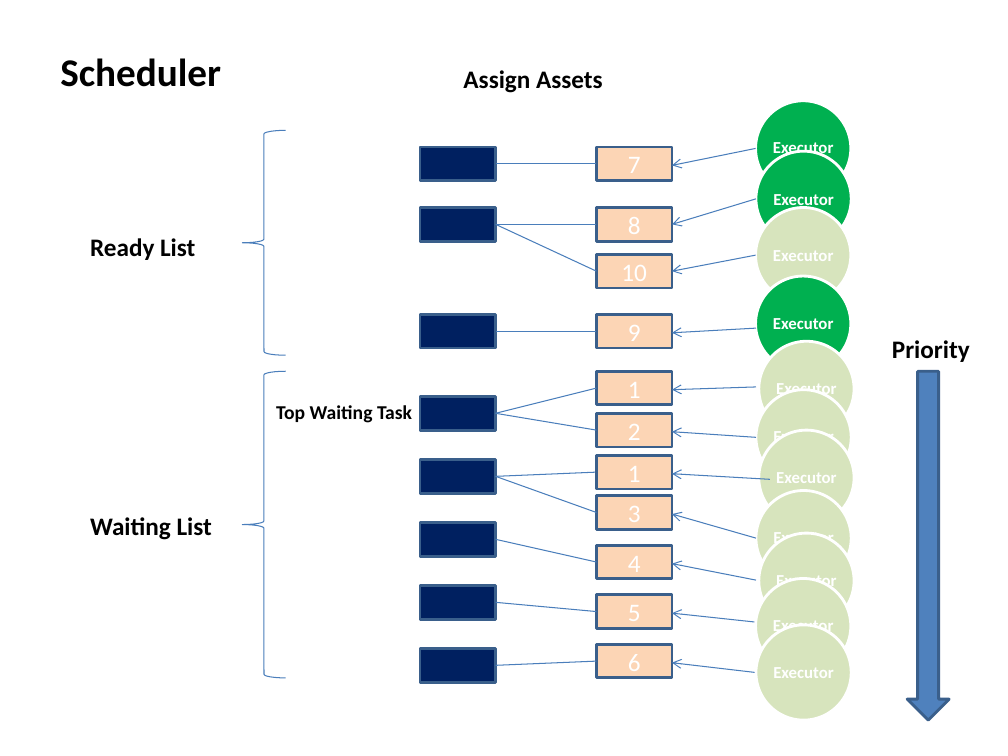
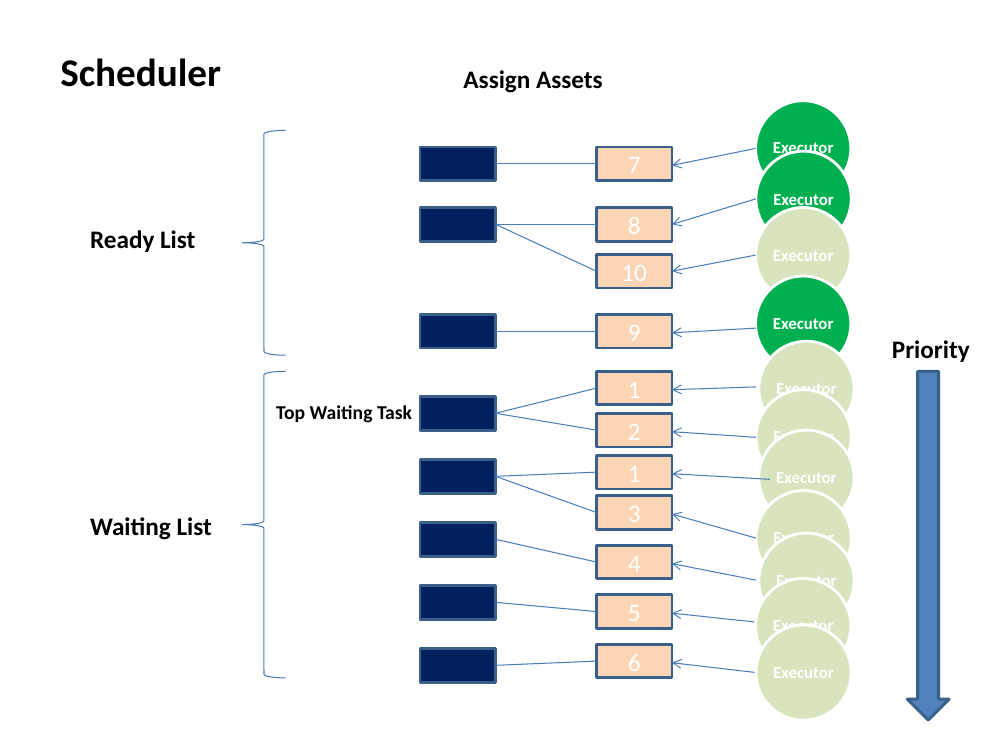
Before and after one commit to happylennychen/BCLabManager, a slide deck: slide 9 of Doc/V5 design doc.pptx. Drawn at 1008x756 pixels with LibreOffice and Linux fonts; fonts in the diff are those of the drawing. Boxes give left, top, right and bottom in pixels: in the first picture for what was removed or moved away, otherwise in the second. Text is boxed around its words. In the diff, an @@ line names an element or a change of style, - is before the commit and + after.

```diff
--- a/Doc/V5 design doc.pptx
+++ b/Doc/V5 design doc.pptx
@@ text "Ready List": place and size @@
-text "Ready List" at (90, 238, 195, 260)
+text "Ready List" at (90, 230, 195, 252)
```
Also in this commit, not shown: 1 other slide changed.
